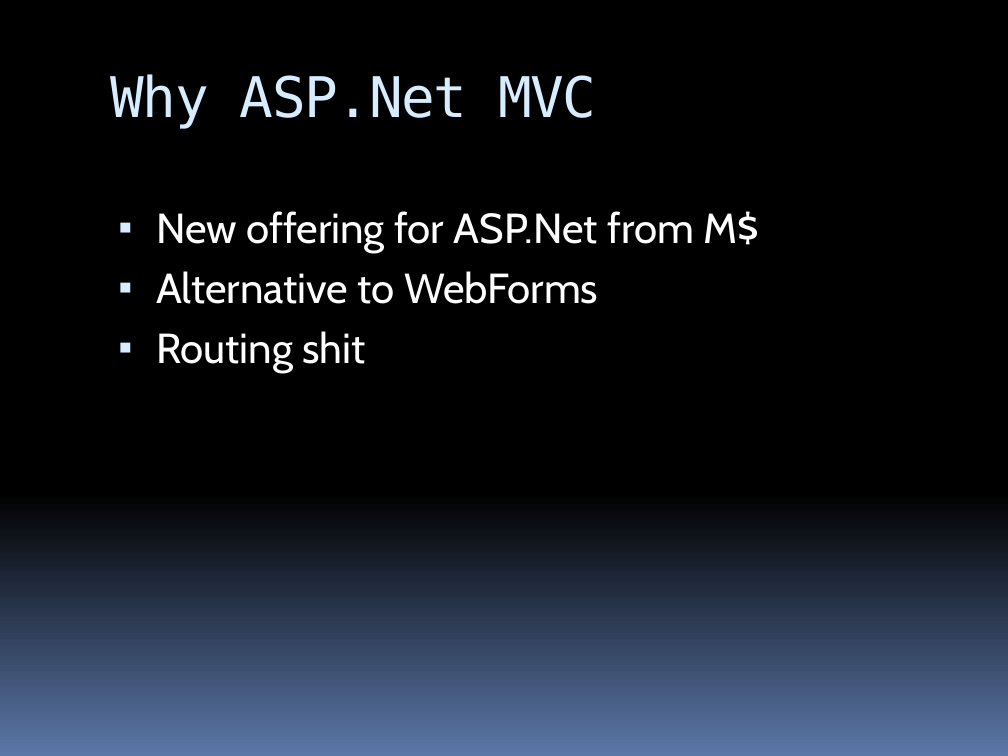
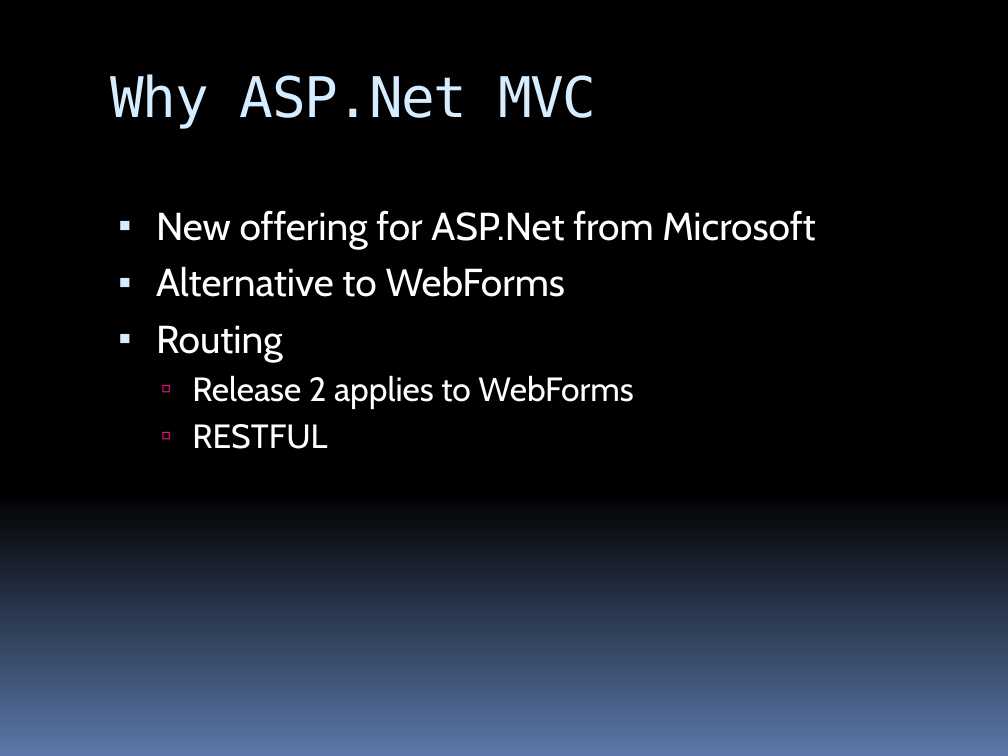
Before and after one commit to stevenharman/codeincubator, a slide deck: slide 7 of Samples/Getting-Started-With-MVC/Getting Started with MVC.pptx (slide 4 before the commit). Drawn at 1008x756 pixels with LibreOffice and Linux fonts; fonts in the diff are those of the drawing. Boxes give left, top, right and bottom in pixels: in the first picture for what was removed or moved away, otherwise in the second. Text is boxed around its words. In the diff, an @@ line names an element or a change of style, - is before the commit and + after.

```diff
--- a/Samples/Getting-Started-With-MVC/Getting Started with MVC.pptx
+++ b/Samples/Getting-Started-With-MVC/Getting Started with MVC.pptx
@@ text at bbox=[156, 210, 815, 249]: text changed; size 30 to 27.8 pt @@
-▪ New offering for ASP.Net from M$
+▪ New offering for ASP.Net from Microsoft
@@ text at bbox=[156, 266, 565, 297]: size 30 to 27.8 pt in "Alternative to WebForms" @@
@@ text at bbox=[156, 325, 633, 449]: text changed; size 30 to 24.1 pt @@
-▪ Routing shit
+▪ Routing
+  ▫ Release 2 applies to WebForms
+  ▫ RESTFUL
```
Also in this commit, not shown: 7 other slides changed, 6 slides added, 4 slides removed.
